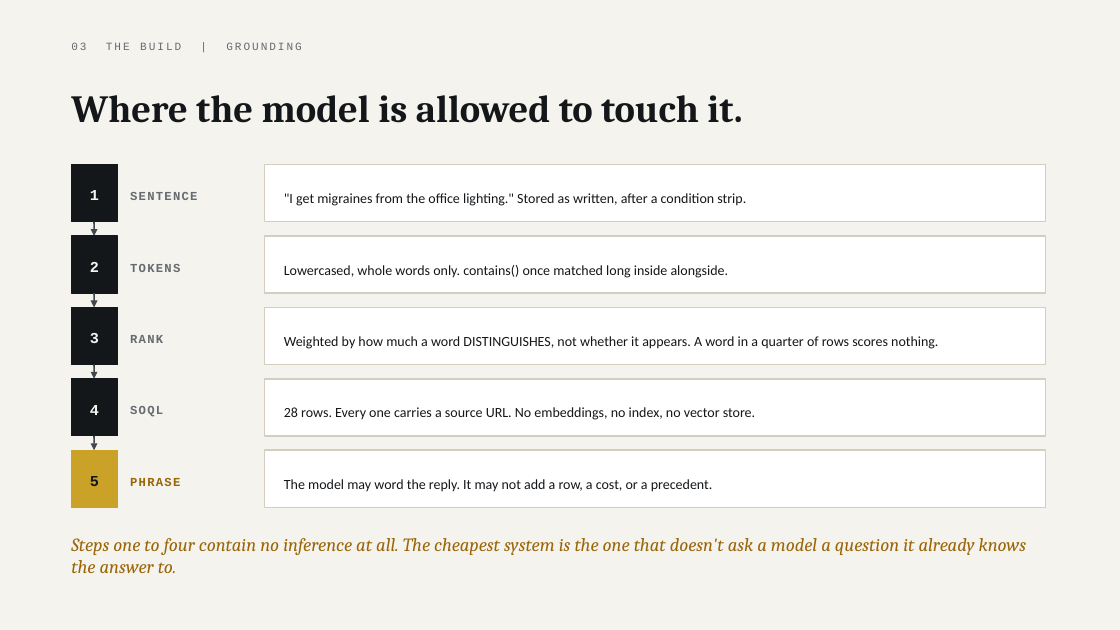
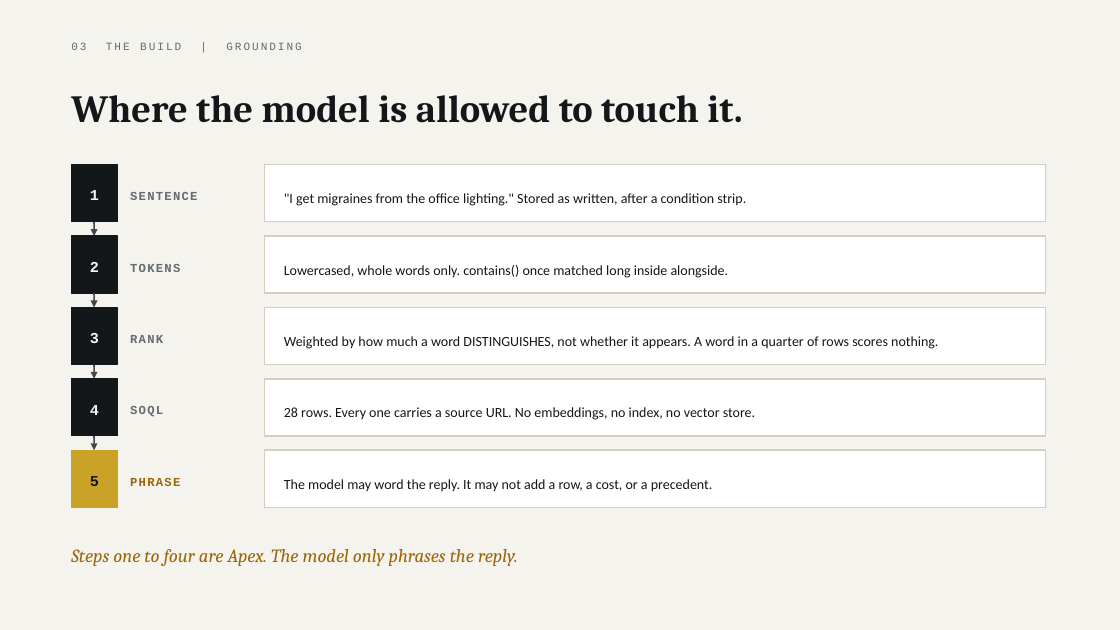
Before and after one commit to parthsevak2/curb-cut, a slide deck: slide 16 of deck/Curb-Cut.pptx. Drawn at 1120x630 pixels with LibreOffice and Linux fonts; fonts in the diff are those of the drawing. Boxes give left, top, right and bottom in pixels: in the first picture for what was removed or moved away, otherwise in the second. Text is boxed around its words. In the diff, an @@ line names an element or a change of style, - is before the commit and + after.

```diff
--- a/deck/Curb-Cut.pptx
+++ b/deck/Curb-Cut.pptx
@@ text at (x1=71, y1=549, x2=518, y2=566): text changed @@
-Steps one to four contain no inference at all. The cheapest system is the one that doesn't ask a model a question it already knows the answer to.
+Steps one to four are Apex. The model only phrases the reply.
```
Also in this commit, not shown: 13 other slides changed, 20 other files.
